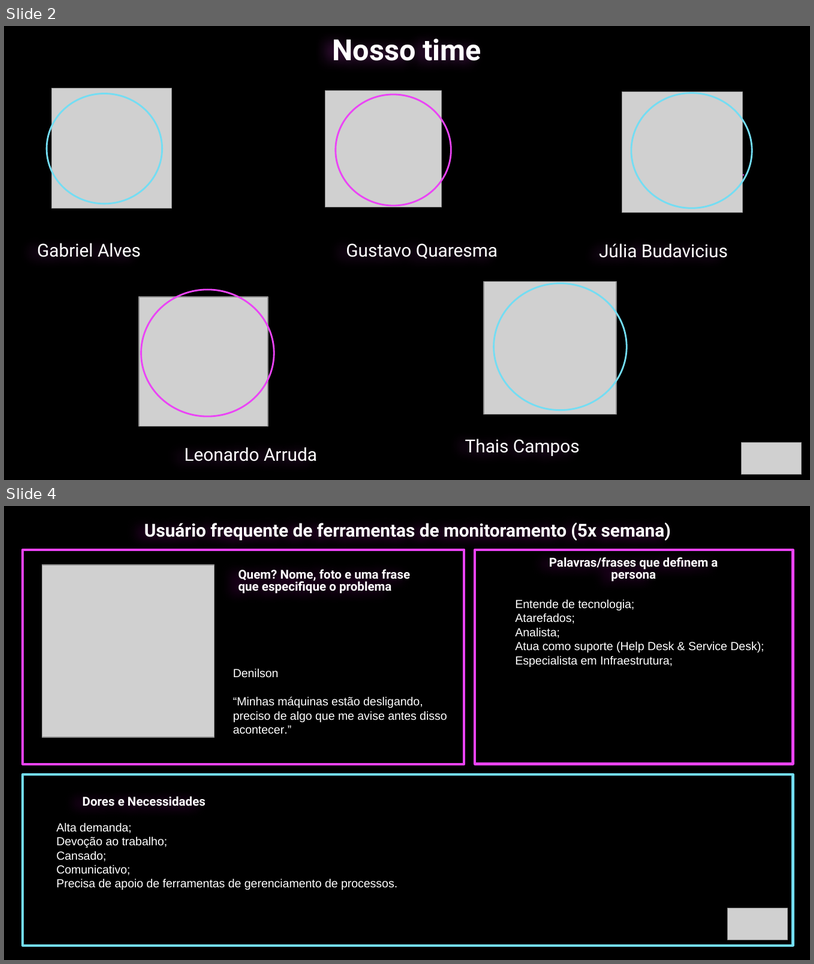
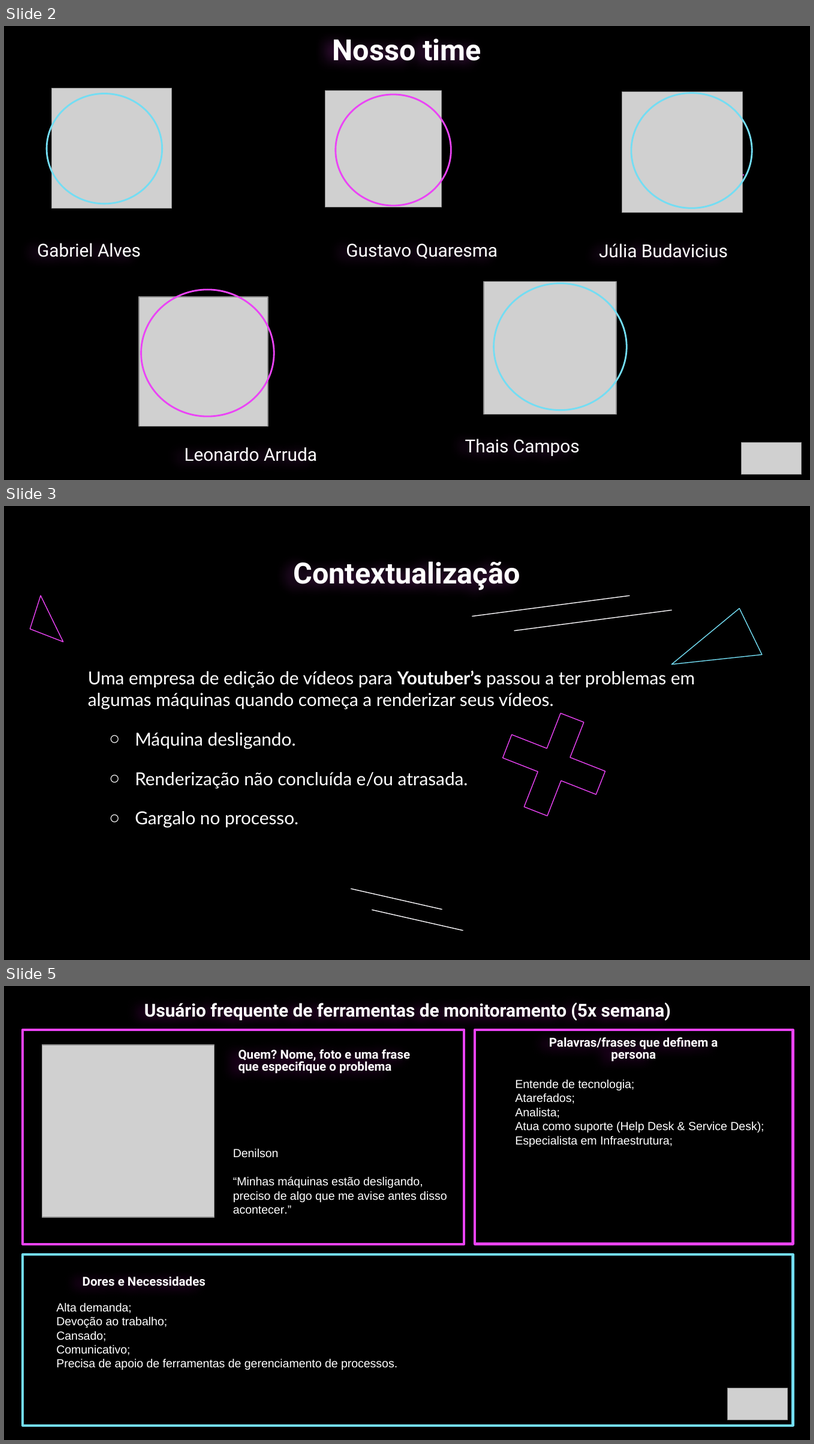
Before and after one commit to JuliaBudavicius/Gelis, a slide deck: Apresentação.pptx. Shown one above the other, each under a label of ours: slides 2 and 4 before the commit, slides 2, 3 and 5 after it; the slides between them are not shown. The pictures are 814x964 and 814x1444 pixels, drawn with LibreOffice and Linux fonts; fonts in the diff are those of the drawing; grey boxes stand for pictures. Boxes give left, top, right and bottom in pixels: in the first picture for what was removed or moved away, otherwise in the second. Text is boxed around its words. In the diff, an @@ line names an element or a change of style, - is before the commit and + after.

```diff
--- a/Apresentação.pptx
+++ b/Apresentação.pptx
@@ slide 3 added at box(4, 506, 810, 960), background #000000 @@
@@ title added at box(293, 561, 520, 590), 26 pt, text #FFFFFF, bold @@
+Contextualização
@@ freeform shape added at box(30, 595, 63, 642), outline #EB43F6 0.75 pt @@
@@ freeform shape added at box(473, 595, 630, 616), outline #FEFCFF 0.75 pt @@
@@ freeform shape added at box(515, 610, 672, 631), outline #FEFCFF 0.75 pt @@
@@ freeform shape added at box(672, 609, 762, 664), outline #73DDF3 0.75 pt @@
@@ text added at box(88, 670, 695, 828), 16 pt, text #FFFFFF @@
+Uma empresa de edição de vídeos para Youtuber’s passou a ter problemas em algumas máquinas quando começa a renderizar seus vídeos.
+  ○ Máquina desligando.
+  ○ Renderização não concluída e/ou atrasada.
+  ○ Gargalo no processo.
@@ freeform shape added at box(503, 713, 606, 816), outline #EB43F6 0.75 pt @@
@@ freeform shape added at box(351, 888, 443, 909), outline #FEFCFF 0.75 pt @@
@@ freeform shape added at box(372, 909, 464, 930), outline #FEFCFF 0.75 pt @@
@@ what was slide 4 is now slide 5 @@
```
Also in this commit, not shown: 1 other slide added.
